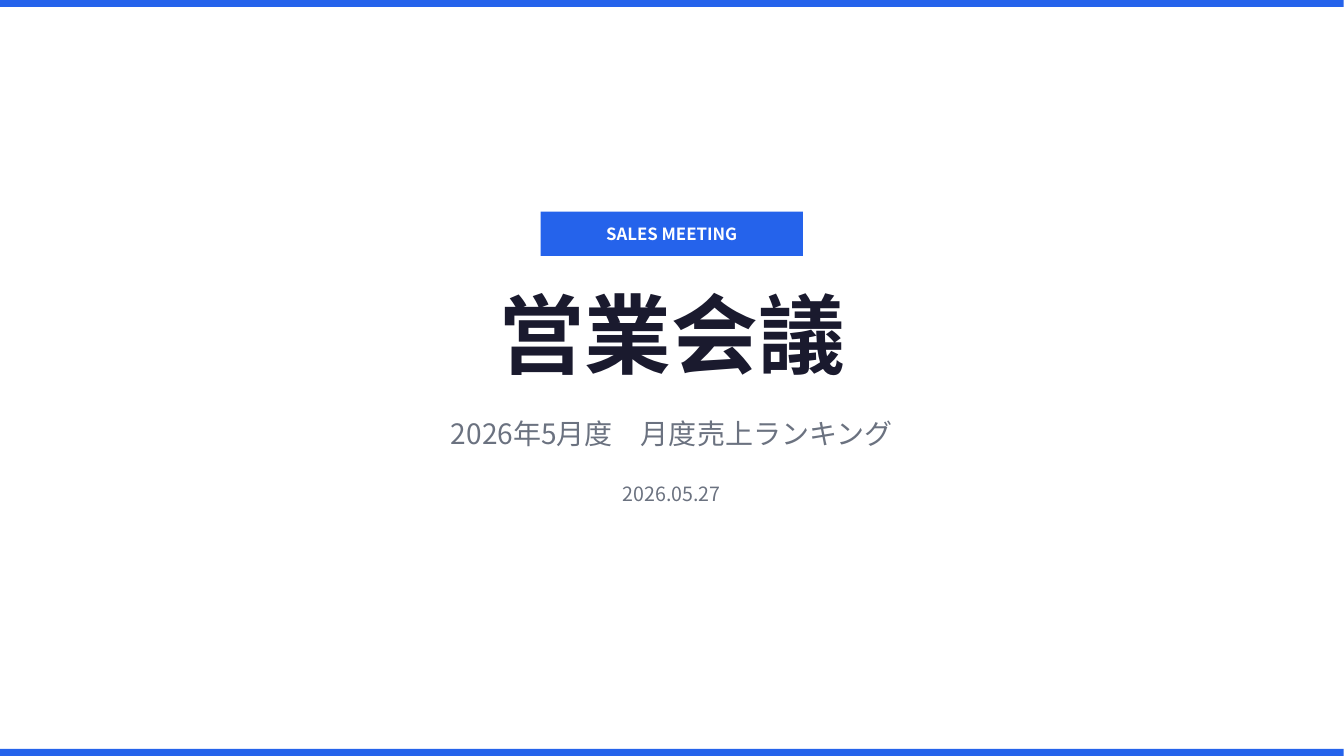
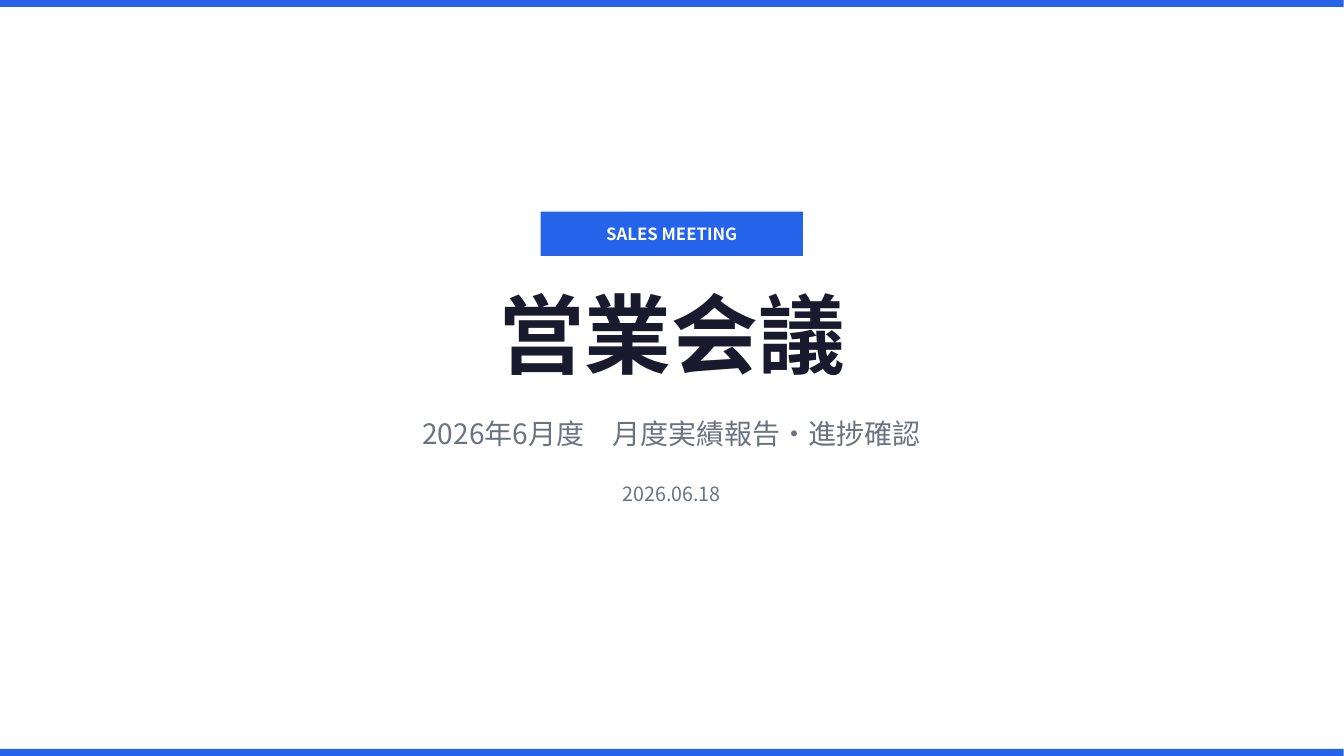
Before and after one commit to horihorihorihorichiz/-, a slide deck: slide 1 of slides/exports/sales-meeting.pptx. Drawn at 1344x756 pixels with LibreOffice and Linux fonts; fonts in the diff are those of the drawing. Boxes give left, top, right and bottom in pixels: in the first picture for what was removed or moved away, otherwise in the second. Text is boxed around its words. In the diff, an @@ line names an element or a change of style, - is before the commit and + after.

```diff
--- a/slides/exports/sales-meeting.pptx
+++ b/slides/exports/sales-meeting.pptx
@@ text at (x1=422, y1=420, x2=920, y2=447): text changed @@
-2026年5月度 月度売上ランキング
+2026年6月度 月度実績報告・進捗確認
@@ text at (x1=623, y1=486, x2=721, y2=501): text changed @@
-2026.05.27
+2026.06.18
```
Also in this commit, not shown: 2 other slides changed, 1 slide added, 1 slide removed, 2 other files.
